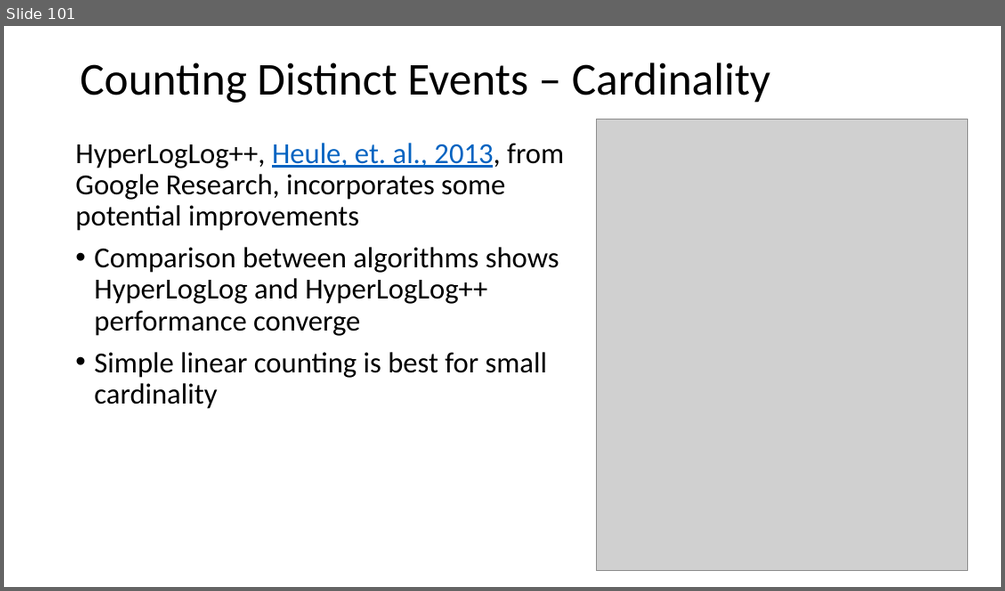
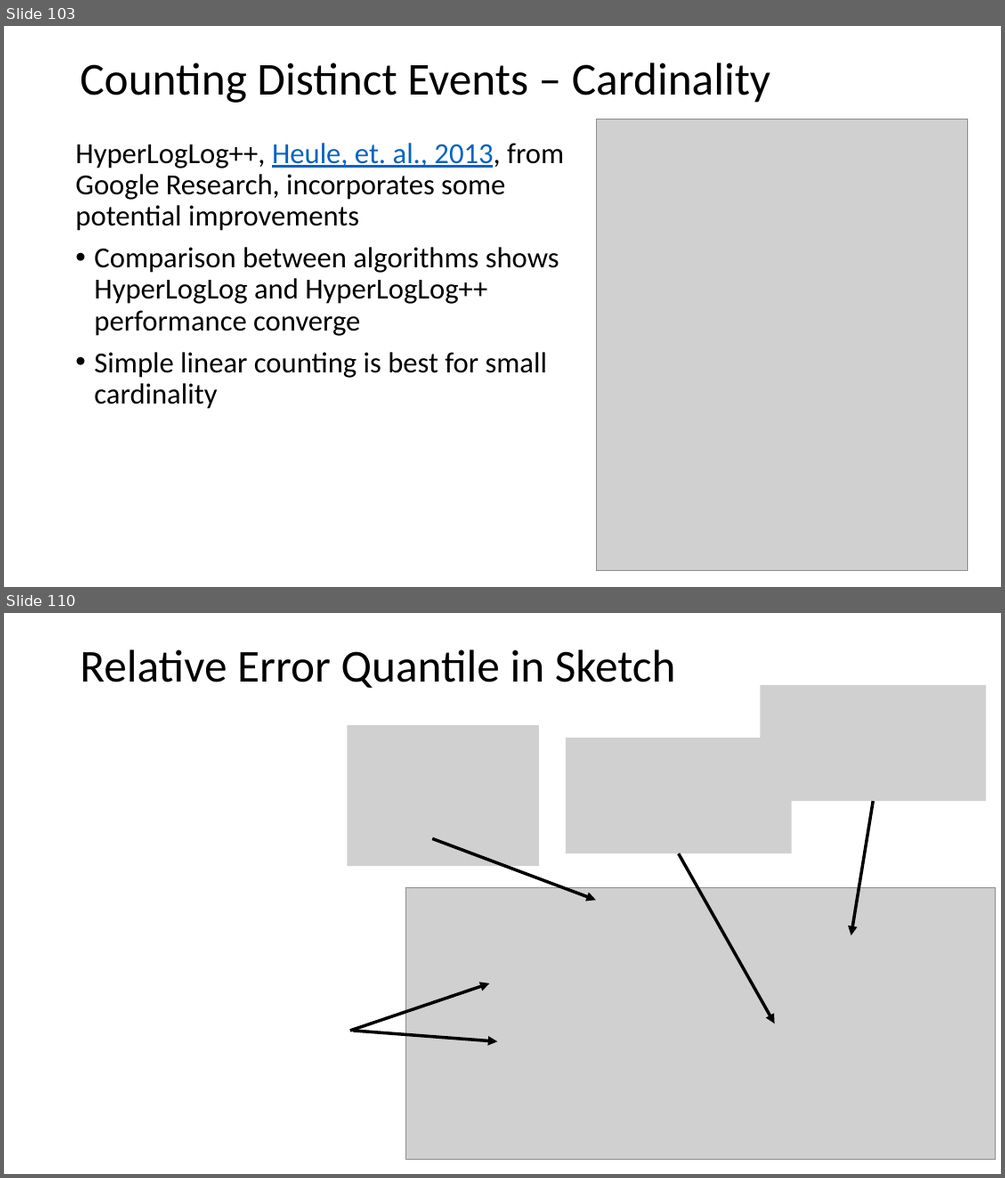
Before and after one commit to harelgabainew/school1, a slide deck: slides/2_StreamingAnalytics.pptx. Shown one above the other, each under a label of ours: slide 101 before the commit, slides 103 and 110 after it; the slides between them are not shown. The pictures are 1005x591 and 1005x1178 pixels, drawn with LibreOffice and Linux fonts; fonts in the diff are those of the drawing; grey boxes stand for pictures. Boxes give left, top, right and bottom in pixels: in the first picture for what was removed or moved away, otherwise in the second. Text is boxed around its words. In the diff, an @@ line names an element or a change of style, - is before the commit and + after.

Commit message:
Added slides on quantile estimation sketches

```diff
--- a/slides/2_StreamingAnalytics.pptx
+++ b/slides/2_StreamingAnalytics.pptx
@@ slide 110 added at (4,613,1001,1174), background #FFFFFF @@
@@ text added at (80,649,676,688), 44 pt, text #000000 @@
+Relative Error Quantile in Sketch
@@ picture added at (760,685,986,801) @@
@@ picture added at (348,725,540,866) @@
@@ picture added at (566,738,792,854) @@
@@ arrow added from (873, 801) to (851, 935), #000000 3 pt @@
@@ arrow added from (432, 839) to (596, 900), #000000 3 pt @@
@@ arrow added from (679, 854) to (775, 1023), #000000 3 pt @@
@@ picture added at (406,887,995,1159) @@
@@ arrow added from (350, 1030) to (489, 983), #000000 3 pt @@
@@ arrow added from (353, 1030) to (498, 1041), #000000 3 pt @@
@@ what was slide 101 is now slide 103 @@
```
Also in this commit, not shown: 28 slides changed, 12 other slides added, 1 slide removed.
